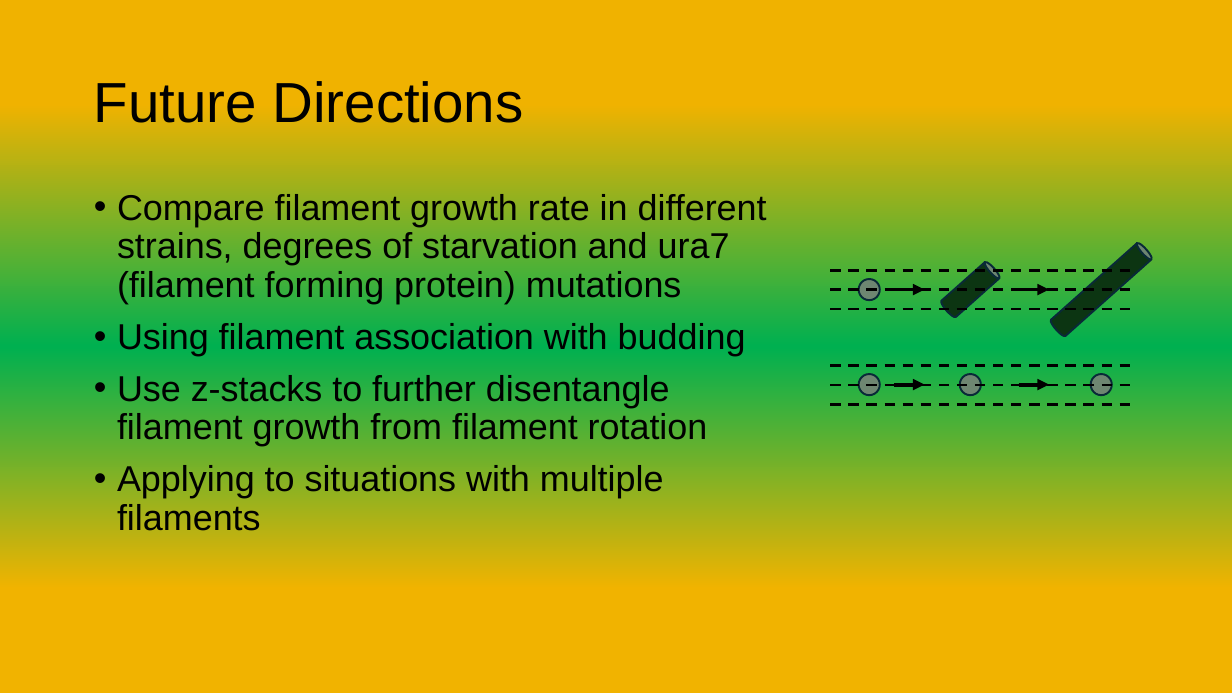
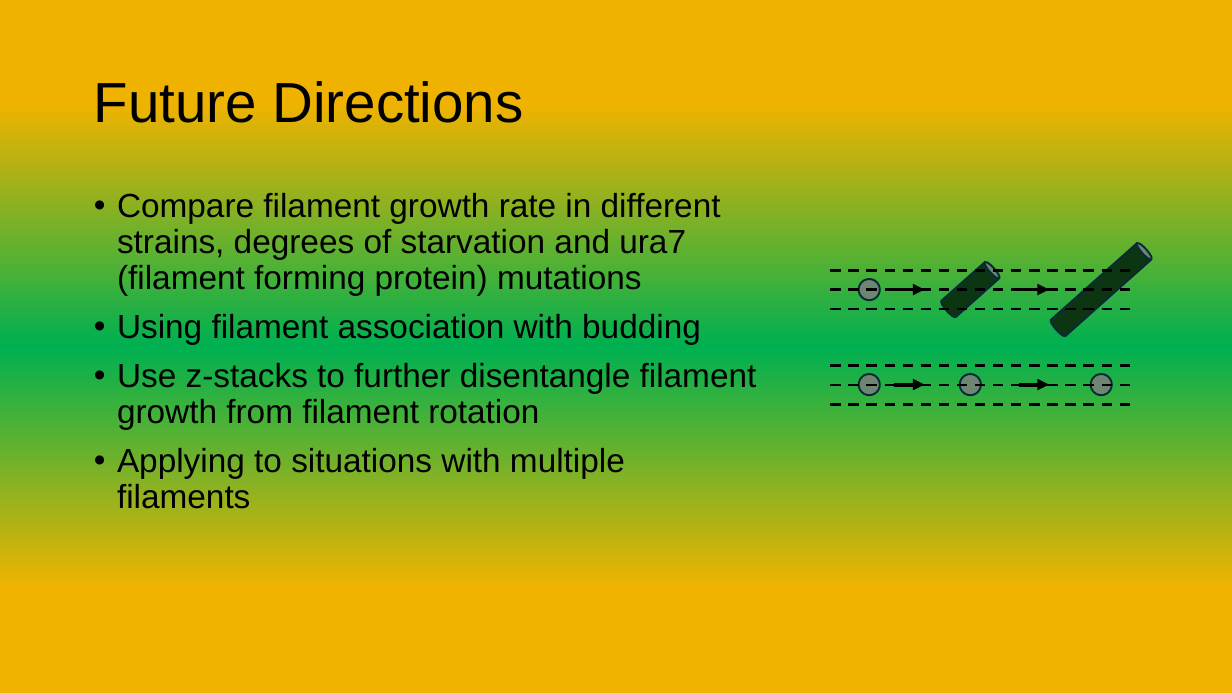
Before and after one commit to briandaniel14/biohack, a slide deck: slide 4 of Presentations/Biohack_Presentation.pptx. Drawn at 1232x693 pixels with LibreOffice and Linux fonts; fonts in the diff are those of the drawing. Boxes give left, top, right and bottom in pixels: in the first picture for what was removed or moved away, otherwise in the second. Text is boxed around its words. In the diff, an @@ line names an element or a change of style, - is before the commit and + after.

```diff
--- a/Presentations/Biohack_Presentation.pptx
+++ b/Presentations/Biohack_Presentation.pptx
@@ text "Compare filament growth rate in ..." at (117,193,757,509): size 28 to 26 pt @@
```
Also in this commit, not shown: 2 other slides changed.
